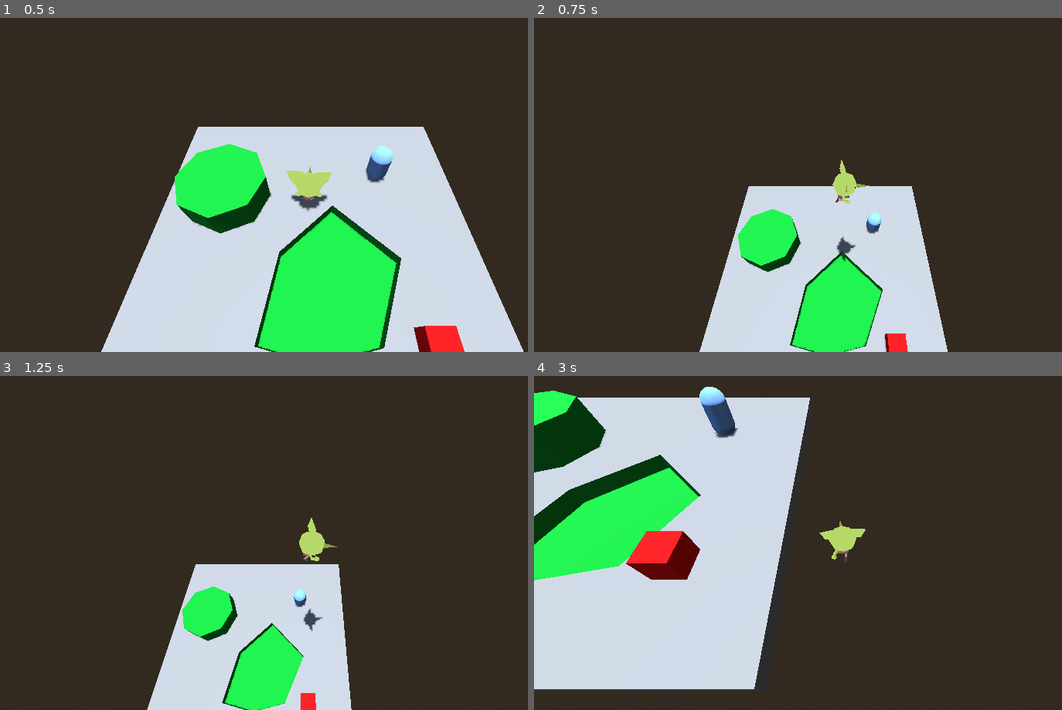
Above: before the commit, frames 1-4 (two rows, left to right).
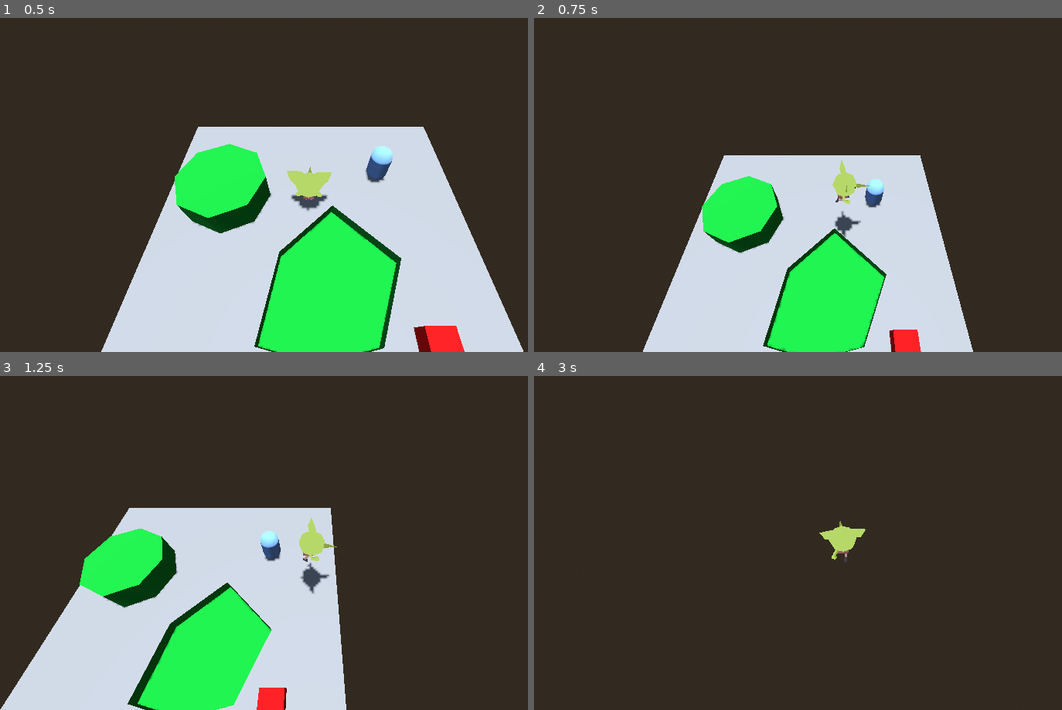
Above: after the commit, the same moments.

Repository: Swimnato/BYUGameJamSpring2025
Game: Godot game, scene res://Scenes/levels/scn_main.tscn
The game is run twice, just before and just after one commit, with the same random seed, the same clock (stepped at 60 frames per second) and the same inputs.
Inputs:
- Up to frame 1 (0.5 s): no input
- Up to frame 2 (0.75 s): tap Enter at 0.5 s; hold D (move_right) from 0.53 s (still down); hold Space (jump) from 0.53 s (still down)
- Up to frame 3 (1.25 s): keep holding D (move_right); keep holding Space (jump)
- Up to frame 4 (3 s): release D (move_right) at 1.28 s; release Space (jump) at 1.28 s; hold S (move_down) 1.28-2.03 s; tap Space (jump) at 1.35, 1.52, 1.82, 2.85 s; hold D (move_right) 2.03-2.78 s; hold Space (jump) 2.03-2.78 s; hold W (move_up) from 2.78 s (still down)

Frame 1 is identical in both runs. In frame 2, 15% of the frame differs, in the area x 20-84%, y 41-100%; in frame 3, 25%; in frame 4, 41%, in the area x 0-53%, y 3-95%.

Commit message:
Smoothed out the moving platform
- adjusted scaling of pond
- made player stat adjustments too

Diff:
--- a/Scenes/levels/test_scene_pond.tscn
+++ b/Scenes/levels/test_scene_pond.tscn
@@ -23,9 +23,9 @@
 shadow_enabled = true
 
 [node name="Player" parent="." instance=ExtResource("1_ygifq")]
-transform = Transform3D(1, 0, 0, 0, 1, 0, 0, 0, 1, -75.0441, 10.2046, -136.519)
+transform = Transform3D(1, 0, 0, 0, 1, 0, 0, 0, 1, -30.9021, 10.2046, -32.4712)
 
 [node name="whiteboxTemplate" parent="." instance=ExtResource("2_0pplq")]
 
 [node name="whiteboxTemplate2" parent="." instance=ExtResource("3_76m6k")]
-transform = Transform3D(-0.5, 0, -7.54979e-08, 0, 0.5, 0, 7.54979e-08, 0, -0.5, -58.957, 0, -71.074)
+transform = Transform3D(-0.25, 0, -3.7749e-08, 0, 0.25, 0, 3.7749e-08, 0, -0.25, -48.6179, 0, -52.2118)
--- a/Scenes/objects/Floating Platform.tscn
+++ b/Scenes/objects/Floating Platform.tscn
@@ -1,4 +1,6 @@
-[gd_scene load_steps=7 format=3 uid="uid://bc5s0rft0e5gf"]
+[gd_scene load_steps=8 format=3 uid="uid://bc5s0rft0e5gf"]
+
+[ext_resource type="Script" uid="uid://bxkuapurh3v8x" path="res://Scripts/FollowPath.gd" id="1_x2mso"]
 
 [sub_resource type="Curve3D" id="Curve3D_yd2ce"]
 closed = true
@@ -20,7 +22,7 @@
 [sub_resource type="Animation" id="Animation_vhvj6"]
 resource_name = "Moving_Platform"
 length = 30.0
-loop_mode = 1
+loop_mode = 2
 step = 0.00833333
 tracks/0/type = "value"
 tracks/0/imported = false
@@ -65,6 +67,7 @@
 transform = Transform3D(0.999899, 0, 0, 0, 1, 0, 0, 0, 0.999899, 16.544, 0, 119.487)
 rotation_mode = 0
 cubic_interp = false
+script = ExtResource("1_x2mso")
 
 [node name="CharacterBody3D" type="CharacterBody3D" parent="Path3D/PathFollow3D"]
 transform = Transform3D(1, 0, -2.98023e-08, 0, 1, 0, 2.98023e-08, 0, 1, 0, 0, 0)
@@ -81,4 +84,3 @@
 libraries = {
 &"": SubResource("AnimationLibrary_yd2ce")
 }
-autoplay = "Moving_Platform"
--- a/Scripts/FollowPath.gd
+++ b/Scripts/FollowPath.gd
@@ -1,6 +1,6 @@
 extends PathFollow3D
 
-@export var speed = 4;
+@export var speed = 30;
 
 func ready():
 	pass
--- a/Scripts/scr_player.gd
+++ b/Scripts/scr_player.gd
@@ -2,9 +2,9 @@
 
 @onready var animations: AnimationPlayer = $Pivot/model/AnimationPlayer
 
-@export var speed = 6
+@export var speed = 8
 @export var fall_acceleration = 75
-@export var jump_force = 40
+@export var jump_force = 20
 var target_velocity = Vector3.ZERO
 
 func _physics_process(delta):
